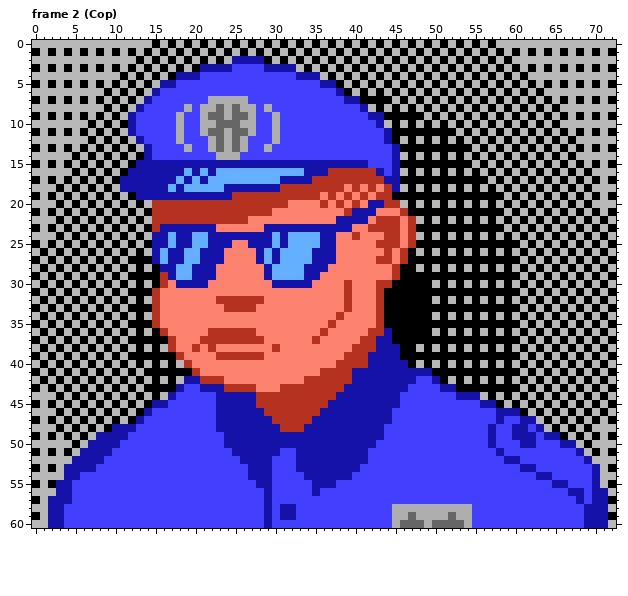
Pixel-art file: art/profiles.aseprite. Above: the version before the commit.
73x61 pixels, 16 frames. Shown: frame 2 (Cop).
The same view after the edit:
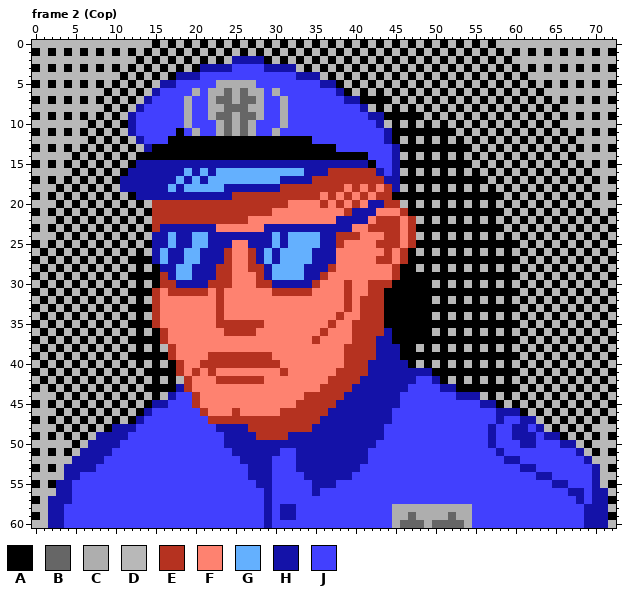
Palette (. is transparent): A #000000  B #666666  C #aeaeae  D #b8b8b8  E #b53220  F #fe8270  G #64b0fe  H #1412a8  J #4240fe
Edits made:
Changed rows in their new state; - is an unchanged pixel.
Frame 2 (Cop), layer "Layer 3":
first column x 14:
 5 ---------CCCCC---------------
 6 ------C-CCBCBCC-C------------
 7 -----C---BB-BBC--C-----------
 8 -------J-CB-B-CJ-C-----------
 9 ----JC-JC-BC-BC-JC-----------
10 ----JC-JJC-CB---JC-----------
11 ----A-CJJCBC-----------------
12 ---AAAAAAAAAAAAAAAAAA--------
13 -AAAAAAAAAAAAAAAAAAAAAAA-----
14 AAAAAAAAAAAAAAAAAAAAAAAAAAAA-
15 ----------------------------A
first column x 16:
24 ----------------------EE---
25 ----------------------E----
26 --------E--E---------------
27 --------E--E---------------
28 -------EE--EE--------E-----
29 -------EE---E-------E------
30 -E----EEE---EE-----E------E
31 -EEEEE-E------EEEEE-------E
32 --------FFFFF------------EE
33 -------EFFFF-------------EE
34 -------E-----------------EE
35 -------EEEEEE-----------EEE
36 ------FF----------------EE-
37 EF---FFFFFFFF-----------E--
38 ----F-F-------F--------E---
39 -EF---E------E------------E
40 --EF-EEEEEEEEEE-------F----
41 --EF--E--------E----FF--EE-
42 ---EFFF-EEEEE-----FFF---E--
43 ---EFFFFFFFF---FFFFF---E---
44 ----EFFFFFFFFFFFFF----E----
45 ----EFFFFFFFFFFFF----E-----
46 -----EFFFEFFFFF-----E------
47 ------EEEEEEEE-----E-------
48 -----------EEEE---E--------
49 ------------EEEE-----------
Boxes around the changes in both pictures, in picture pixels (x1, y1, x2, y2):
changed: (144, 80, 376, 168)
changed: (160, 232, 376, 440)
